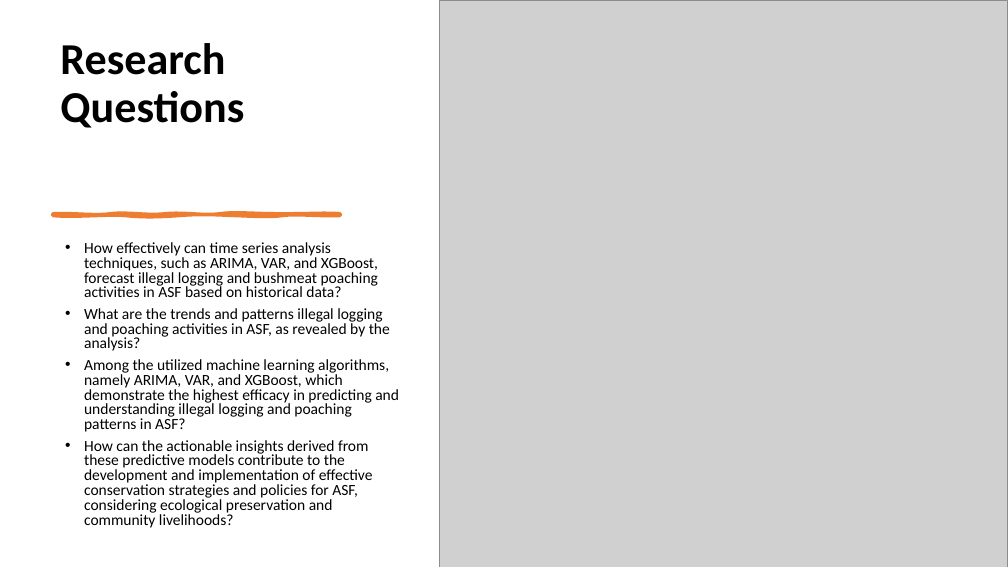
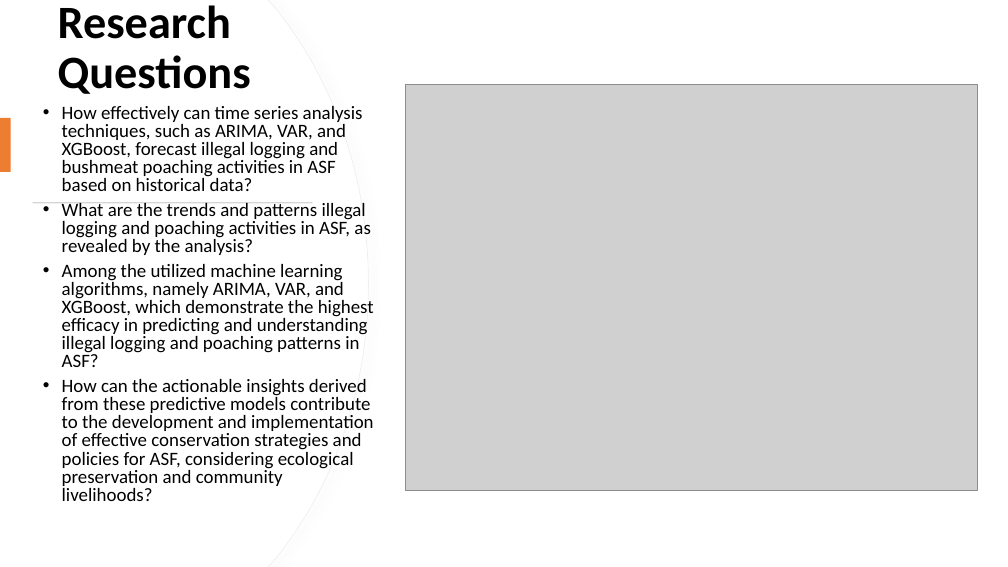
Before and after one commit to dukebaya/Phase-5-Capstone-Project-Team-15, a slide deck: slide 4 of Final presentation Leveraging Machine Learning to Combat Bushmeat Poaching.pptx. Drawn at 1008x567 pixels with LibreOffice and Linux fonts; fonts in the diff are those of the drawing; grey boxes stand for pictures. Boxes give left, top, right and bottom in pixels: in the first picture for what was removed or moved away, otherwise in the second. Text is boxed around its words. In the diff, an @@ line names an element or a change of style, - is before the commit and + after.

```diff
--- a/Final presentation Leveraging Machine Learning to Combat Bushmeat Poaching.pptx
+++ b/Final presentation Leveraging Machine Learning to Combat Bushmeat Poaching.pptx
@@ freeform shape added at (0,0,368,567), fill #FFFFFF, outline #EFEFEF 0.75 pt @@
@@ freeform shape added at (0,0,368,567), fill #FFFFFF @@
@@ title "Research Questions": place and size @@
-title "Research Questions" at (60,43,244,128)
+title "Research Questions" at (58,5,251,94)
@@ title "Research Questions" at (58,5,251,94): size 42 to 44.1 pt; vertical alignment bottom to middle @@
@@ picture: place and size @@
-picture at (439,0,1008,567)
+picture at (405,85,978,491)
@@ rectangle added at (0,118,11,172), fill #ED7D31 @@
@@ text "How effectively can time series ...": place and size @@
-text "How effectively can time series ..." at (84,242,399,528)
+text "How effectively can time series ..." at (62,106,374,501)
@@ text "How effectively can time series ..." at (62,106,374,501): size 14.8 to 18 pt @@
@@ rectangle added at (33,202,312,203), fill #D5D5D5 @@
@@ freeform shape removed at (53,214,340,216) @@
```
Also in this commit, not shown: 11 other slides changed, 1 slide added, 4 other files.
